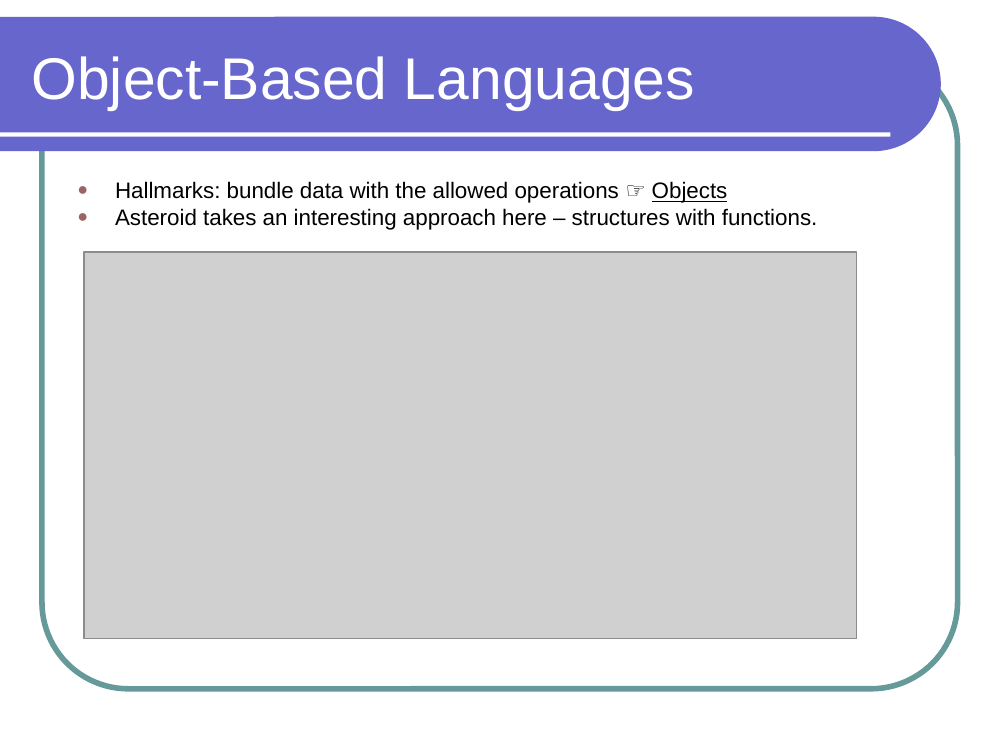
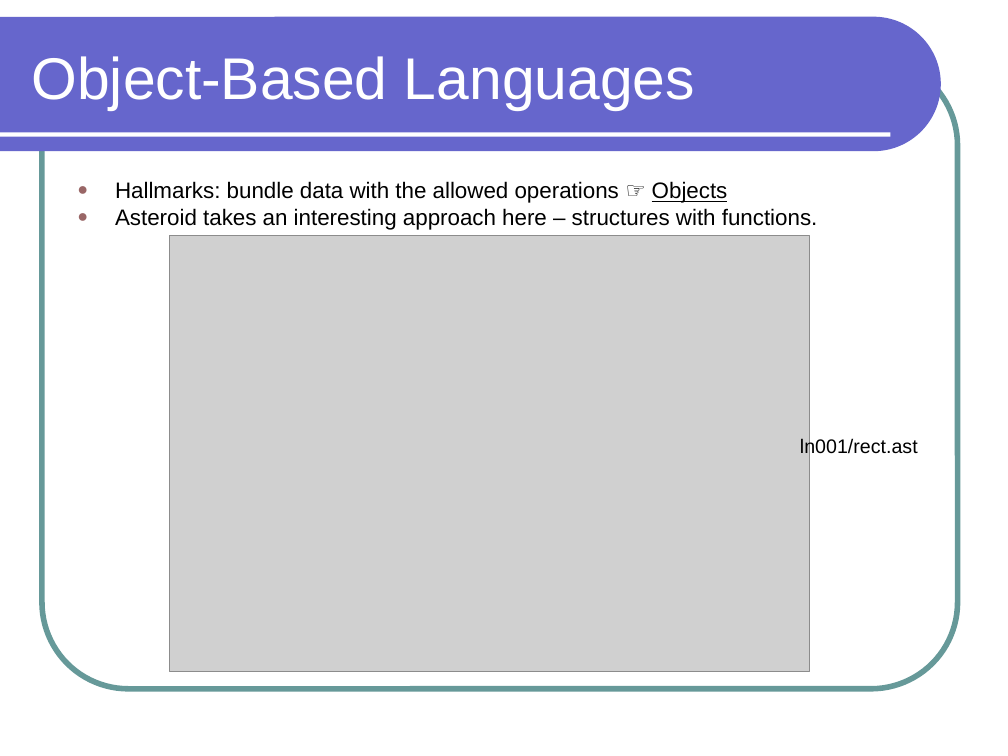
Before and after one commit to lutzhamel/CSC301, a slide deck: slide 17 of notes/csc301-ln001.ppt. Drawn at 1008x756 pixels with LibreOffice and Linux fonts; fonts in the diff are those of the drawing; grey boxes stand for pictures. Boxes give left, top, right and bottom in pixels: in the first picture for what was removed or moved away, otherwise in the second. Text is boxed around its words. In the diff, an @@ line names an element or a change of style, - is before the commit and + after.

```diff
--- a/notes/csc301-ln001.ppt
+++ b/notes/csc301-ln001.ppt
@@ picture: place and size @@
-picture at [84,252,857,638]
+picture at [169,235,809,671]
@@ text added at [800,438,918,458], 14 pt, text #000000 @@
+ln001/rect.ast
```
Also in this commit, not shown: 3 other slides changed, 1 slide added, 1 slide removed, 10 other files.
